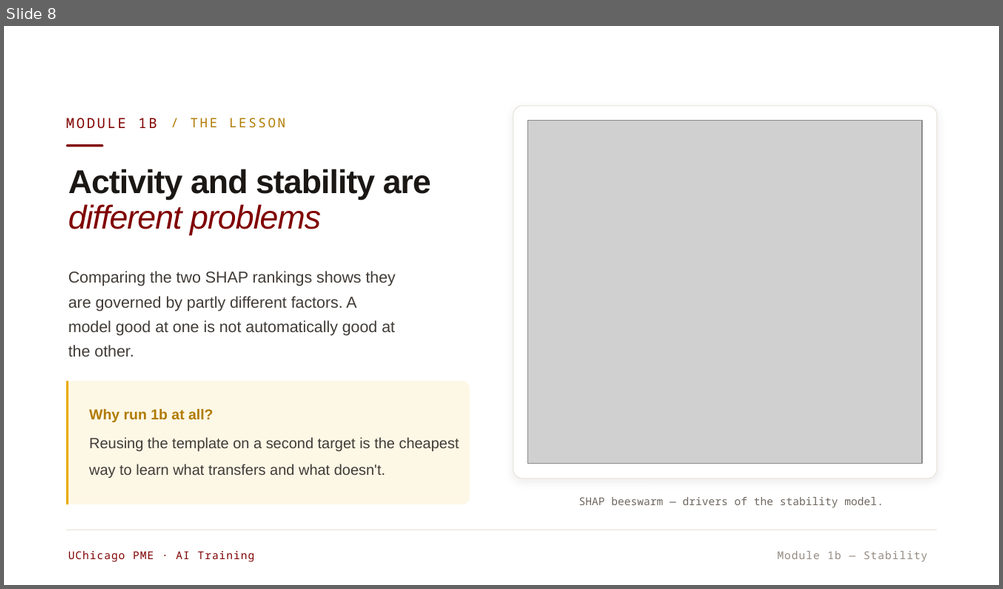
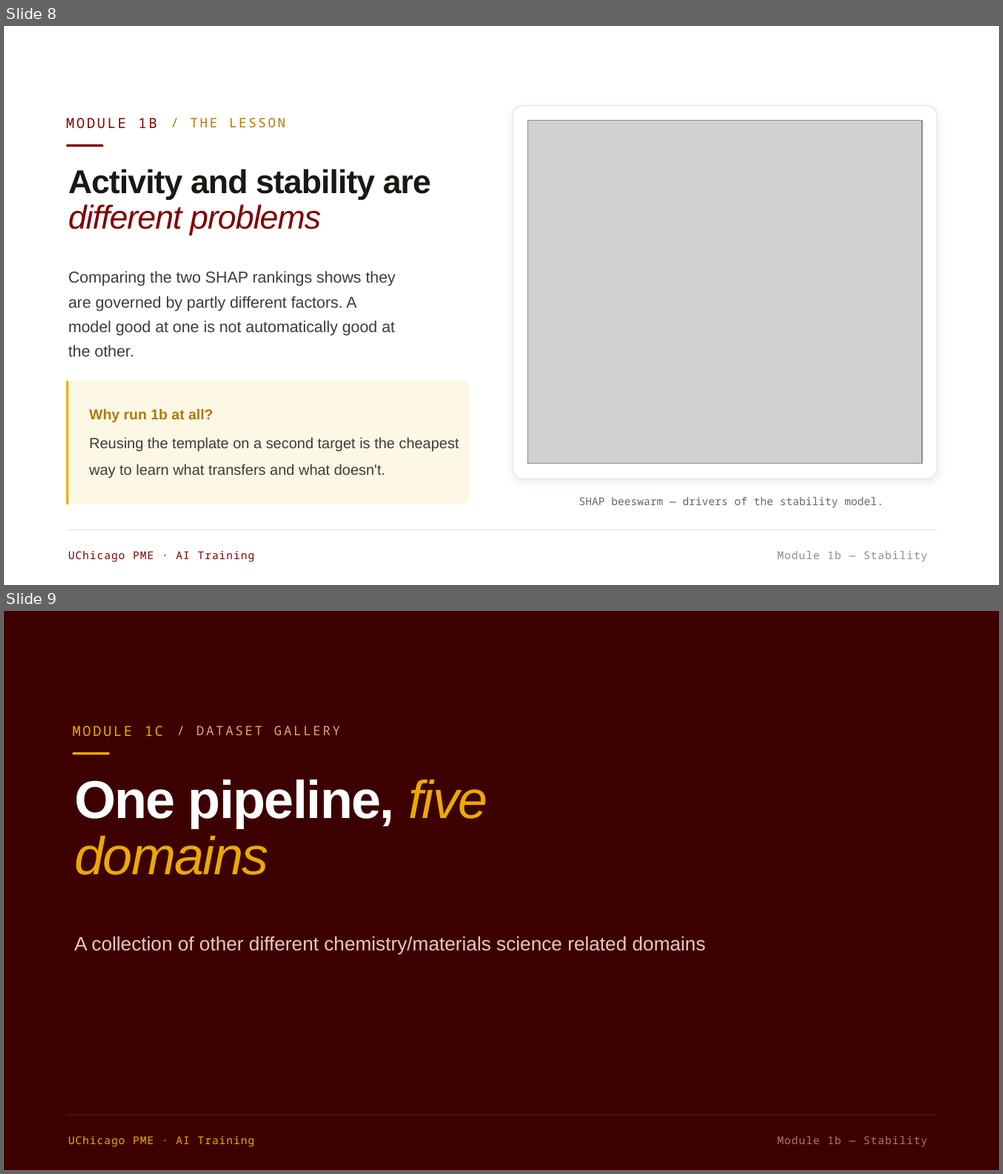
Before and after one commit to ruiding-uchicago/NRT_Training_Materials, a slide deck: UChicago-PME-AI-Training.pptx. Shown one above the other, each under a label of ours: slide 8 before the commit, slides 8 and 9 after it. The pictures are 1003x589 and 1003x1174 pixels, drawn with LibreOffice and Linux fonts; fonts in the diff are those of the drawing; grey boxes stand for pictures. Boxes give left, top, right and bottom in pixels: in the first picture for what was removed or moved away, otherwise in the second. Text is boxed around its words. In the diff, an @@ line names an element or a change of style, - is before the commit and + after.

```diff
--- a/UChicago-PME-AI-Training.pptx
+++ b/UChicago-PME-AI-Training.pptx
@@ slide 9 added at [4, 611, 999, 1170], background #FFFFFF @@
@@ rectangle added at [4, 611, 999, 1170], fill #3D0000 @@
@@ text added at [72, 726, 163, 736], 13.5 pt, text #EAAA00 @@
+MODULE 1C
@@ text added at [196, 726, 340, 735], 12.5 pt, text #D9A86B @@
+/ DATASET GALLERY
@@ rounded rectangle added at [73, 753, 110, 755], fill #EAAA00 @@
@@ text added at [74, 780, 487, 875], 51.3 pt, text #FFFFFF, bold @@
+One pipeline, five domains
@@ text added at [74, 937, 706, 955], 18.8 pt, text #E7C9C5 @@
+A collection of other different chemistry/materials science related domains
@@ rectangle added at [66, 1116, 936, 1116], fill #FFFFFF at 12% opacity @@
@@ text added at [68, 1136, 255, 1147], 10.4 pt, text #EAAA00 @@
+UChicago PME · AI Training
@@ text added at [777, 1136, 927, 1147], 10.4 pt, text #B3756F @@
+Module 1b — Stability
```
Also in this commit, not shown: 4 slides changed, 3 other slides added.
